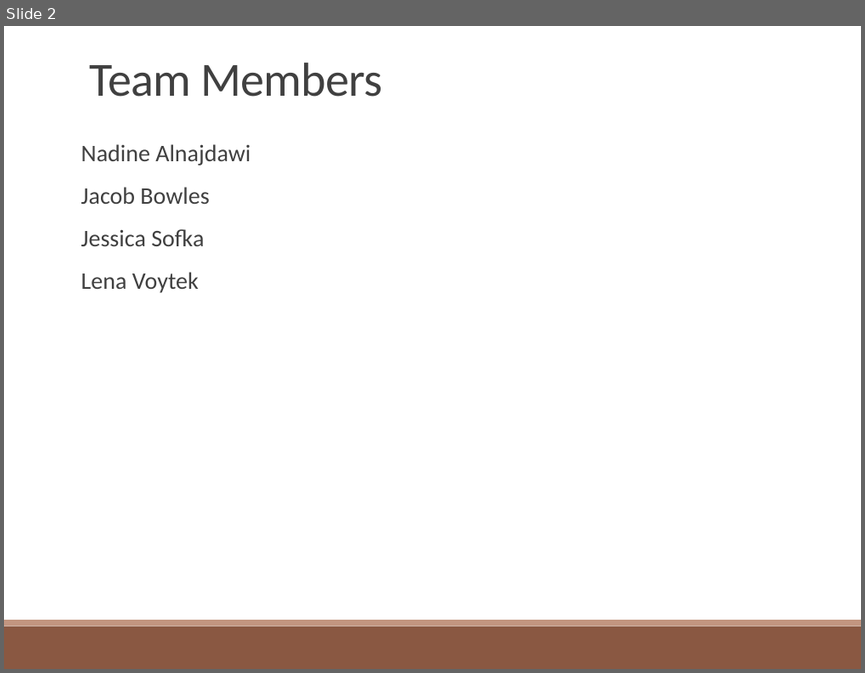
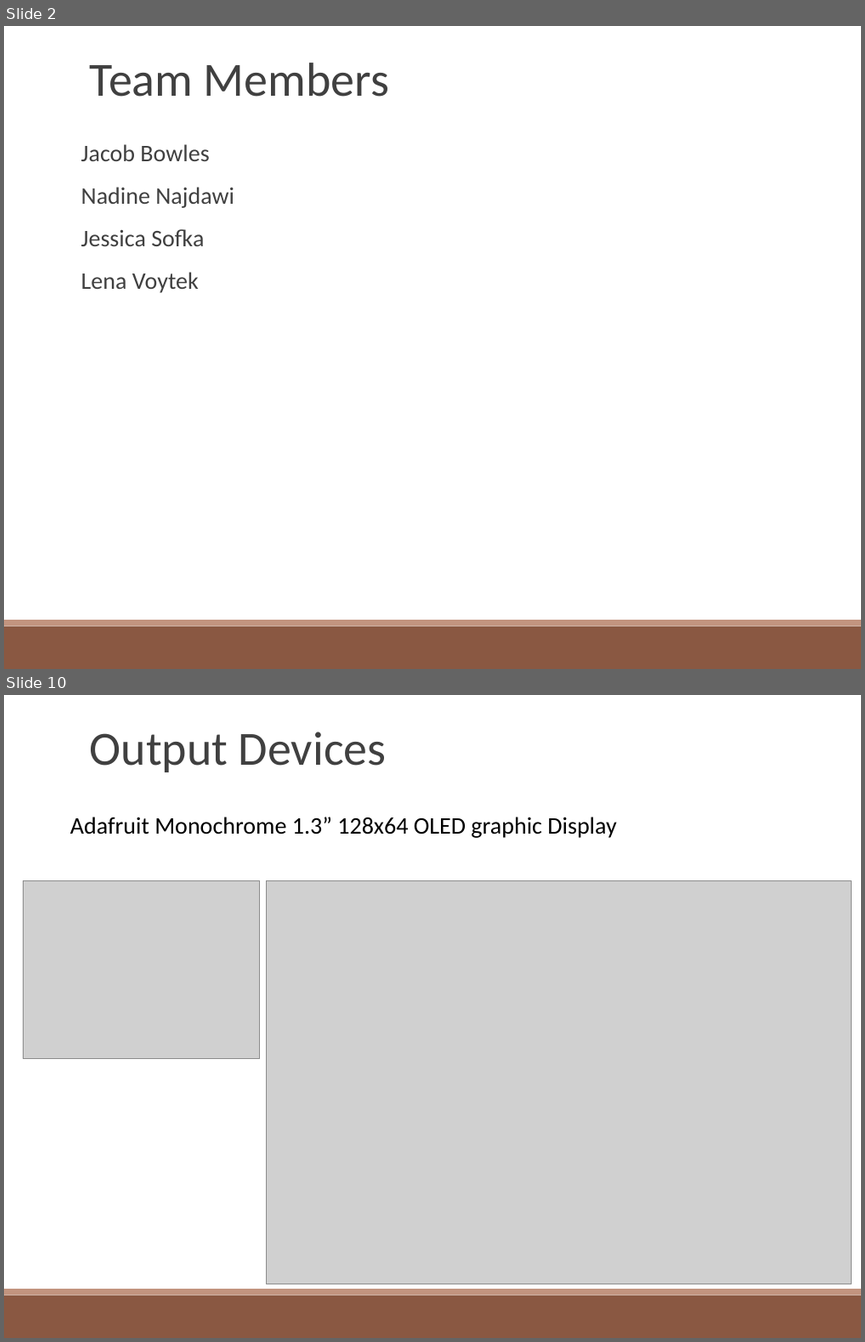
Before and after one commit to lvoytek/VoiceModulator, a slide deck: Proposal/FinalProposal.pptx. Shown one above the other, each under a label of ours: slide 2 before the commit, slides 2 and 10 after it; the slides between them are not shown. The pictures are 865x673 and 865x1342 pixels, drawn with LibreOffice and Linux fonts; fonts in the diff are those of the drawing; grey boxes stand for pictures. Boxes give left, top, right and bottom in pixels: in the first picture for what was removed or moved away, otherwise in the second. Text is boxed around its words. In the diff, an @@ line names an element or a change of style, - is before the commit and + after.

```diff
--- a/Proposal/FinalProposal.pptx
+++ b/Proposal/FinalProposal.pptx
@@ slide 10 added at (4, 695, 861, 1338), background #FFFFFF; not listed: 2 template elements that a slide beside it also shows @@
@@ text added at (90, 732, 386, 772), 40 pt, text #404040 @@
+Output Devices
@@ text added at (70, 817, 616, 838), 20 pt, text #000000 @@
+Adafruit Monochrome 1.3” 128x64 OLED graphic Display
@@ picture added at (23, 881, 259, 1058) @@
@@ picture added at (266, 881, 851, 1283) @@
@@ slide 2 changed as well @@
@@ text "Team Members" at (90, 63, 389, 97): letter spacing -0.5 to 0 pt @@
@@ text at (81, 144, 250, 165): paragraph removed @@
-Nadine Alnajdawi
@@ text at (81, 144, 209, 293): less space between paragraphs @@
@@ text at (81, 187, 234, 208): paragraph added @@
+Nadine Najdawi
```
Also in this commit, not shown: 2 other slides changed, 7 other slides added, 4 slides removed.
